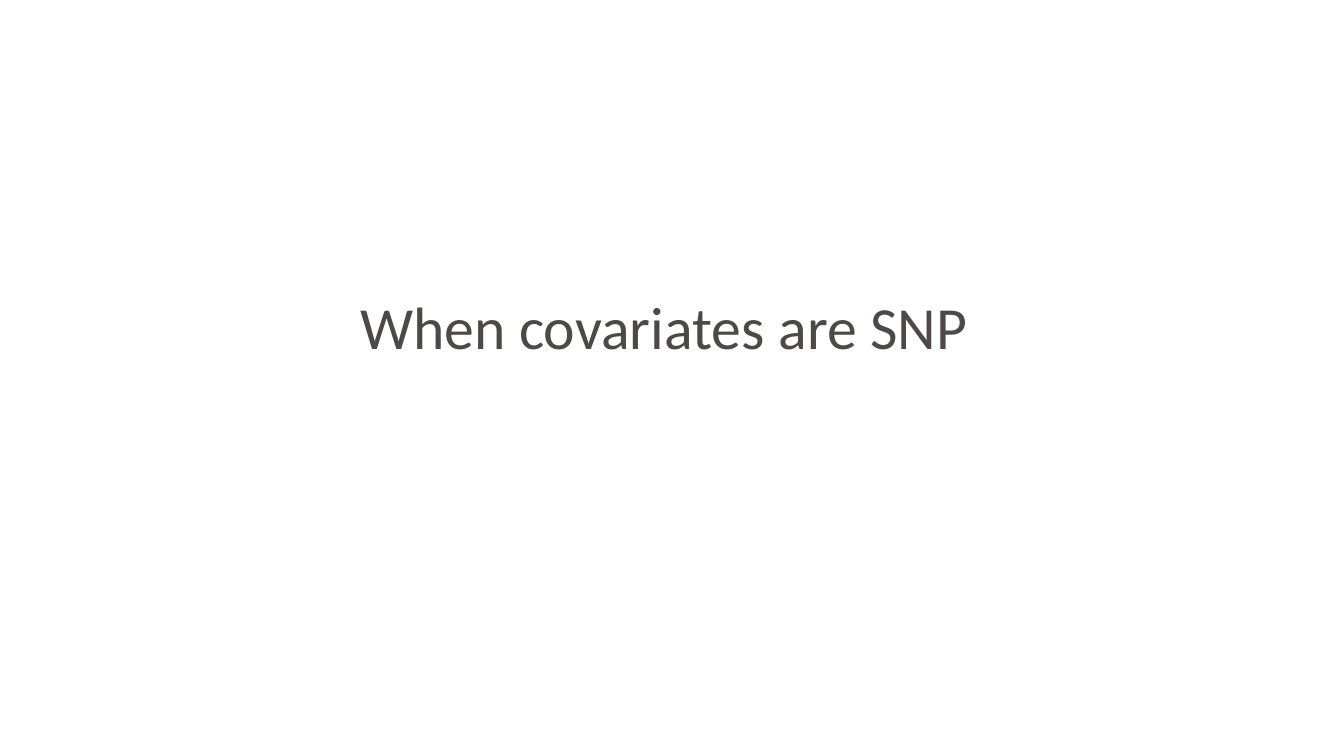
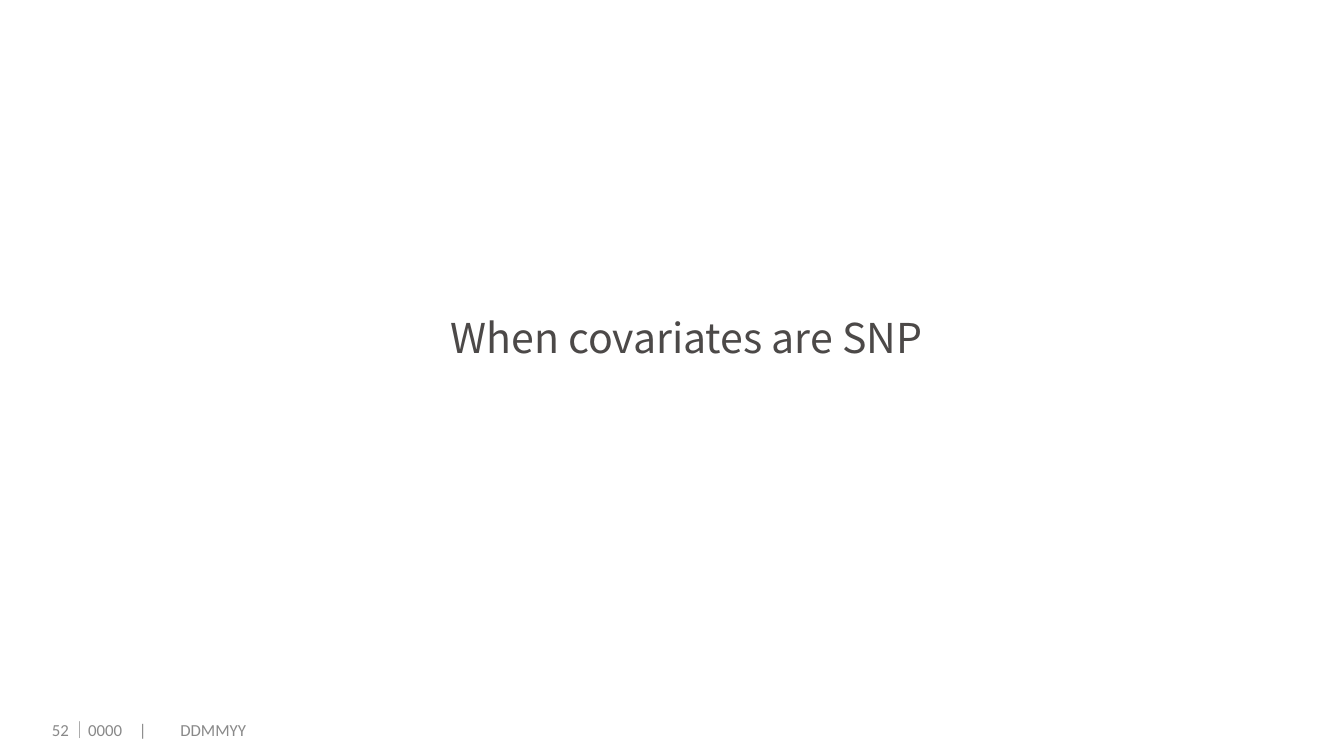
Before and after one commit to dengwx11/GroupLasso, a slide deck: slide 53 of manu & slides/Final.pptx (slide 45 before the commit). Drawn at 1344x756 pixels with LibreOffice and Linux fonts; fonts in the diff are those of the drawing; background and template pictures are left out. Boxes give left, top, right and bottom in pixels: in the first picture for what was removed or moved away, otherwise in the second. Text is boxed around its words. In the diff, an @@ line names an element or a change of style, - is before the commit and + after.

```diff
--- a/manu & slides/Final.pptx
+++ b/manu & slides/Final.pptx
@@ title "When covariates are SNP": place and size @@
-title "When covariates are SNP" at bbox=[360, 307, 967, 350]
+title "When covariates are SNP" at bbox=[450, 320, 922, 354]
@@ title "When covariates are SNP" at bbox=[450, 320, 922, 354]: size 32 to 22 pt, font Calibri to Noto Sans CJK JP; indent changed; less space between paragraphs; vertical alignment top to middle @@
@@ page number added at bbox=[52, 725, 69, 736], 9 pt, text #898989 @@
+52
@@ text added at bbox=[71, 721, 246, 738], 9 pt, text #898989 @@
+｜0000 | DDMMYY
```
Also in this commit, not shown: 14 other slides changed, 11 slides added, 3 slides removed, 2 other files.
